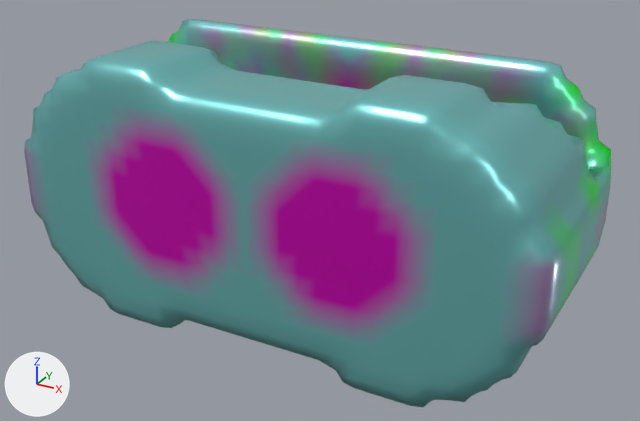
One commit to the glTF model glb/smooth/1-1000/596.glb: the scene before it, then after it.
One viewpoint serves both versions: a 50 mm lens placed at (1.112, -1.938, 1.297), pointed at (0.045, 0.001, 0.327). The lights are fixed; the arrows at lower left show +X, +Y and +Z. Vertices at the same position are counted once.
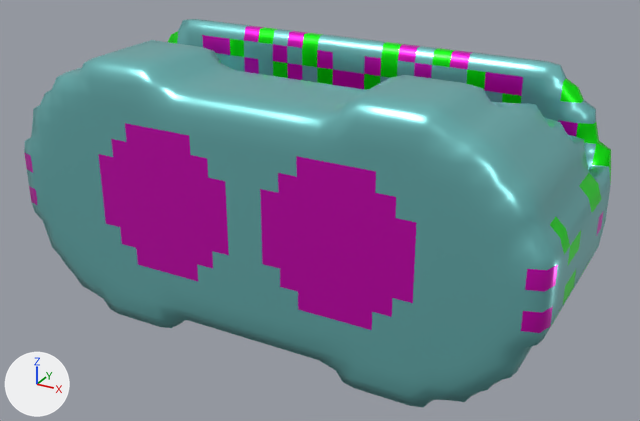
Location of each change, [x1, y1, x2, y2] in pixels of the pictures (640 x 421 px):
part 1 of me_mesh_0, cut back: before [82, 116, 597, 347]; after [223, 142, 264, 317]
part 2 of me_mesh_0, deleted: before [320, 34, 386, 89]
part 3 of me_mesh_0, deleted: before [467, 52, 529, 93]
part 4 of me_mesh_0, deleted (cyan): before [205, 21, 250, 40]
part 5 of me_mesh_0, recoloured: [24, 23, 611, 346] in both

Edits to the bpy script that builds the scene:
```text
Change me_mesh_0:
    used by ob_mesh_0; location = (0.0, 0.0, 0.0)
    remove me_mesh_0.from_pydata(...)  # 2305 vertices, 4404 faces; spans x -0.75..0.75, y -0.3..0.3, z 0.0..0.75
    add me_mesh_0.from_pydata(...)  # 2037 vertices, 3588 faces; spans x -0.75..0.75, y -0.3..0.3, z 0.0..0.75
    me_mesh_0 part 1: 216 vertices removed from x -0.75..0.75, y -0.3..0.05, z 0.16..0.65; 2 vertices added at x 0.0, y -0.3, z 0.15..0.6
    me_mesh_0 part 2: 42 vertices removed from x -0.25..0.3, y 0.25..0.3, z 0.11..0.74
    me_mesh_0 part 3: 6 vertices removed from x 0.4..0.45, y 0.25..0.3, z 0.7..0.74
    me_mesh_0 part 4: 4 vertices removed from x -0.45..-0.4, y 0.26..0.29, z 0.74
    me_mesh_0 part 5: 1494 kept faces spanning x -0.75..0.75, y -0.3..0.3, z 0.01..0.74 get new vertex colours
```
